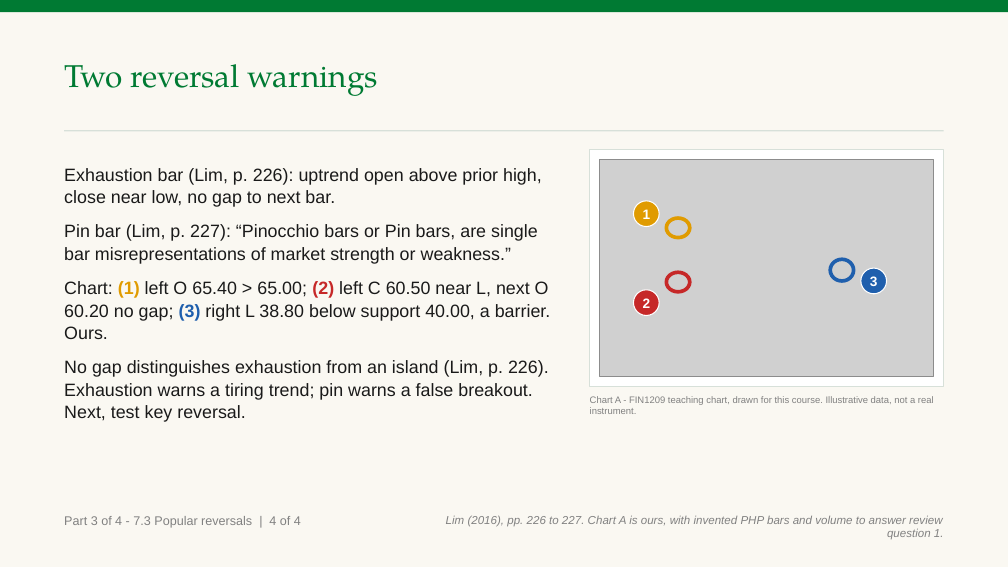
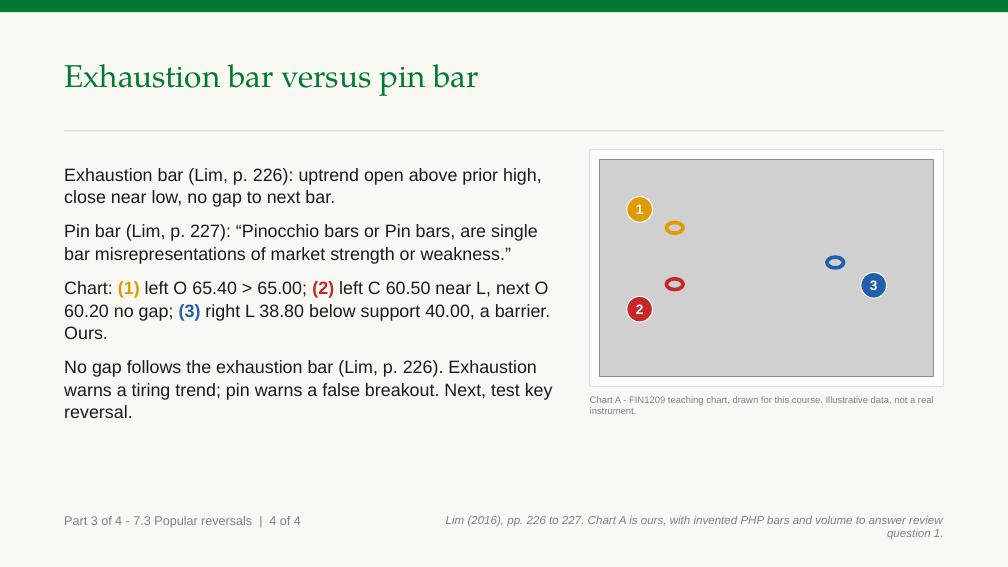
Before and after one commit to benjiesotelo-sudo/Telos_FIN1209, a slide deck: slide 10 of chapter-07/FIN1209-Chapter-07.pptx. Drawn at 1008x567 pixels with LibreOffice and Linux fonts; fonts in the diff are those of the drawing; grey boxes stand for pictures. Boxes give left, top, right and bottom in pixels: in the first picture for what was removed or moved away, otherwise in the second. Text is boxed around its words. In the diff, an @@ line names an element or a change of style, - is before the commit and + after.

```diff
--- a/chapter-07/FIN1209-Chapter-07.pptx
+++ b/chapter-07/FIN1209-Chapter-07.pptx
@@ text at <box>64,64,479,96</box>: text changed @@
-Two reversal warnings
+Exhaustion bar versus pin bar
@@ ellipse "1": place and size @@
-ellipse "1" at <box>634,201,659,227</box>
+ellipse "1" at <box>627,197,653,222</box>
@@ ellipse: place and size @@
-ellipse at <box>666,218,690,237</box>
+ellipse at <box>666,222,683,233</box>
@@ ellipse: place and size @@
-ellipse at <box>830,259,854,281</box>
+ellipse at <box>827,257,844,268</box>
@@ ellipse "2": place and size @@
-ellipse "2" at <box>634,290,659,315</box>
+ellipse "2" at <box>627,296,653,322</box>
@@ ellipse: place and size @@
-ellipse at <box>666,272,690,292</box>
+ellipse at <box>666,279,683,290</box>
@@ ellipse "3": place and size @@
-ellipse "3" at <box>861,268,887,294</box>
+ellipse "3" at <box>861,272,887,298</box>
@@ text at <box>64,360,553,418</box>: text changed @@
-No gap distinguishes exhaustion from an island (Lim, p. 226). Exhaustion warns a tiring trend; pin warns a false breakout. Next, test key reversal.
+No gap follows the exhaustion bar (Lim, p. 226). Exhaustion warns a tiring trend; pin warns a false breakout. Next, test key reversal.
```
Also in this commit, not shown: 6 other slides changed, 2 other files.
